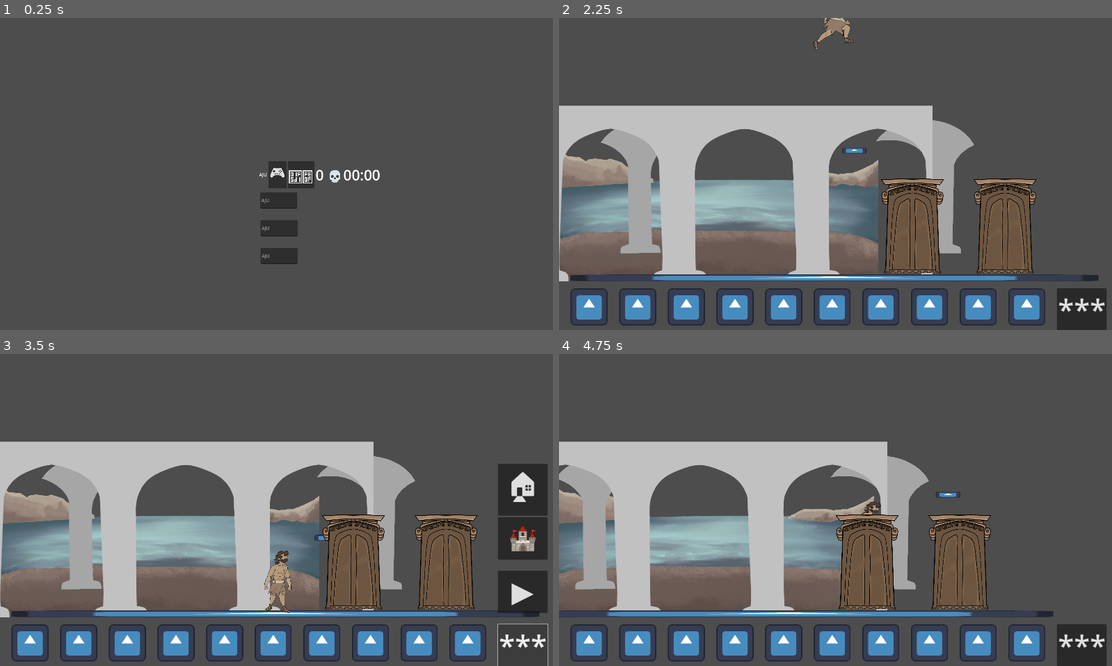
Above: before the commit, frames 1-4 (two rows, left to right).
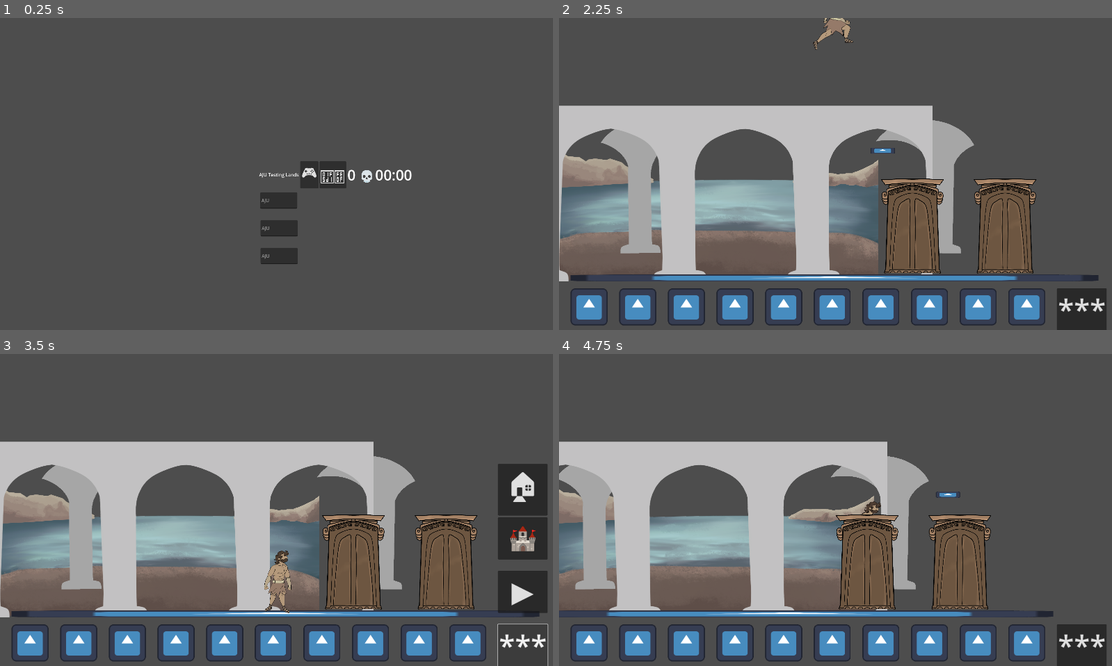
Above: after the commit, the same moments.

Repository: Aperaine/hera-kleos
Game: Godot game, scene res://entities/levels/home/home.tscn
The game is run twice, just before and just after one commit, with the same random seed, the same clock (stepped at 60 frames per second) and the same inputs. The engine's default icon, where the game draws it, is replaced by a stand-in: a white triangle on a blue panel in a dark square.
Inputs (mouse positions are in pixels of both pictures, inside the frame that each line leads up to):
- Up to frame 1 (0.25 s): no input
- Up to frame 2 (2.25 s): click (835, 202) at 0.52 s; type "Alex" at 0.6 s; click (835, 227) at 0.75 s; type "Alex" at 0.83 s; click (835, 255) at 0.98 s; type "Alex" at 1.07 s; click "+" at 1.25 s; click "🎮" at 2 s
- Up to frame 3 (3.5 s): click "***" at 2.75 s
- Up to frame 4 (4.75 s): click "▶️" at 3.5 s; move the mouse to (957, 494) at 4.27 s; hold D (heracle-right) from 4.28 s (still down); tap Space (shoot) at 4.35 s; tap W (heracle-jump) at 4.52 s

The runs differ from the first frame. In frame 1, 1.2% of the frame differs, in the area x 48-75%, y 45-55%; in frame 2, 0.1%; in frame 3, less than 0.1%; in frame 4, nothing differs.

Commit message:
Fixed some bugs

Diff:
--- a/data/data_manager.gd
+++ b/data/data_manager.gd
@@ -1,17 +1,17 @@
 extends Node
+
+enum SLOTS {
+	SLOT1,
+	SLOT2,
+	SLOT3,
+	SLOT4,
+}
 
 const SLOT_PATHS = {
 	SLOTS.SLOT1: "user://save_data1.json",
 	SLOTS.SLOT2: "user://save_data2.json",
 	SLOTS.SLOT3: "user://save_data3.json",
 	SLOTS.SLOT4: "user://save_data4.json",
-}
-
-enum SLOTS {
-	SLOT1,
-	SLOT2,
-	SLOT3,
-	SLOT4,
 }
 
 enum ROOMS {
@@ -80,20 +80,21 @@
 }
 
 func debug():
-	DataManager.delete_slot(SLOTS.SLOT1)
-	DataManager.delete_slot(SLOTS.SLOT2)
-	DataManager.delete_slot(SLOTS.SLOT3)
-	DataManager.delete_slot(SLOTS.SLOT4)
-	DataManager.game_stats["name"] = "AJU"
-	DataManager.unlock_ability(DataManager.Characters.HERA, DataManager.HeraAbility.STATE_WEAPON)
-	DataManager.unlock_ability(DataManager.Characters.HERA, DataManager.HeraAbility.STATE_PLATFORM)
-	DataManager.progress.selected_abilities[DataManager.Characters.HERA] = DataManager.HeraAbility.STATE_PLATFORM
-	DataManager.unlock_ability(DataManager.Characters.HERACLE, DataManager.HeracleAbility.BOW)
-	DataManager.unlock_ability(DataManager.Characters.HERACLE, DataManager.HeracleAbility.SWORD)
-	DataManager.unlock_ability(DataManager.Characters.HERACLE, DataManager.HeracleAbility.CLUB)
-	DataManager.progress.selected_abilities[DataManager.Characters.HERACLE] = DataManager.HeracleAbility.BOW
-	DataManager.unlock_level(DataManager.ROOMS.castle)
+	self.delete_slot(SLOTS.SLOT1)
+	self.delete_slot(SLOTS.SLOT2)
+	self.delete_slot(SLOTS.SLOT3)
+	self.delete_slot(SLOTS.SLOT4)
+	self.game_stats["name"] = "AJU Testing Lands"
+	self.unlock_ability(self.Characters.HERA, self.HeraAbility.STATE_WEAPON)
+	self.unlock_ability(self.Characters.HERA, self.HeraAbility.STATE_PLATFORM)
+	self.progress.selected_abilities[self.Characters.HERA] = self.HeraAbility.STATE_PLATFORM
+	self.unlock_ability(self.Characters.HERACLE, self.HeracleAbility.BOW)
+	self.unlock_ability(self.Characters.HERACLE, self.HeracleAbility.SWORD)
+	self.unlock_ability(self.Characters.HERACLE, self.HeracleAbility.CLUB)
+	self.progress.selected_abilities[self.Characters.HERACLE] = self.HeracleAbility.BOW
+	self.unlock_level(self.ROOMS.castle)
 	Input.set_mouse_mode(Input.MOUSE_MODE_VISIBLE)
+	output_data()
 
 func _ready():
 	Engine.max_fps = 60
@@ -180,16 +181,15 @@
 
 	game_stats.play_time = 0.0
 	game_stats.deaths = 0
-	progress.unlocked_levels = [DataManager.ROOMS.castle]
+	progress.unlocked_levels = [self.ROOMS.castle]
 	progress.unlocked_abilities = {
-		Characters.HERA: [DataManager.HeraAbility.STATE_EMPTY],
-		Characters.HERACLE: [DataManager.HeracleAbility.EMPTY],
+		Characters.HERA: [self.HeraAbility.STATE_EMPTY],
+		Characters.HERACLE: [self.HeracleAbility.EMPTY],
 	}
 	progress.selected_abilities = {
-		Characters.HERA: DataManager.HeraAbility.STATE_EMPTY,
-		Characters.HERACLE: DataManager.HeracleAbility.EMPTY,
-	}
-
+		Characters.HERA: self.HeraAbility.STATE_EMPTY,
+		Characters.HERACLE: self.HeracleAbility.EMPTY,
+	}
 	save_game()
 	print("Game data has been successfully reset.")
 
--- a/entities/characters/heracle/heracle.gd
+++ b/entities/characters/heracle/heracle.gd
@@ -1,30 +1,36 @@
 extends CharacterBody2D
 
+# Exported Variables
 @export var arrow_scene: PackedScene = preload("res://entities/scenery/arrow/arrow.tscn")
 @export var SPEED: float = 550.0
 
+# Onready variables
 @onready var timer: Timer = $Timer
 @onready var coyote: Timer = $Coyote
 @onready var animation: AnimationPlayer = $AnimationPlayer
 @onready var sprite: Sprite2D = $Sprite2D
 
+# Constants
 const JUMP_VELOCITY: float = -2000.0
 const FRICTION: float = 70.0
 const GRAVITY: float = 200.0
 const MAX_GRAVITY: float = 3000.0
 const JUMP_LIMIT: int = 1
 
+# State Variables
 var coyote_flag: int = 0
 var jump_buffer: int = 0
 var jump_count: int = 0
 var last_direction: Vector2 = Vector2.RIGHT
 
+# Input handling for ability toggle
 func _input(event: InputEvent) -> void:
 	if event.is_action_pressed("heracle-toggle"):
 		DataManager.switch_ability(DataManager.Characters.HERACLE)
 		if DataManager.progress["selected_abilities"][DataManager.Characters.HERACLE] == DataManager.HeracleAbility.BOW:
 			DataManager.ram["hera_active"] = true
 
+# Main physics process
 func _physics_process(delta: float) -> void:
 	var input_dir: Vector2 = get_input_direction()
 	move_character(input_dir)
@@ -33,12 +39,15 @@
 	move_and_slide()
 	update_animation()
 
+	# Arrow shooting
 	if Input.is_action_just_pressed("shoot") and DataManager.progress.selected_abilities[DataManager.Characters.HERACLE] == DataManager.HeracleAbility.BOW:
 		shoot_arrow()
 
+# Get the input direction for movement
 func get_input_direction() -> Vector2:
 	return Vector2(Input.get_axis("heracle-left", "heracle-right"), Input.get_axis("ui_up", "ui_down"))
 
+# Handle character movement
 func move_character(direction: Vector2) -> void:
 	if direction.x != 0:
 		velocity.x = SPEED * direction.x
@@ -47,19 +56,24 @@
 	else:
 		velocity.x = move_toward(velocity.x, 0, FRICTION)
 
+# Apply gravity to the character
 func apply_gravity() -> void:
 	if not is_on_floor() and velocity.y < MAX_GRAVITY:
 		velocity.y += GRAVITY
 
+# Handle jump logic
 func handle_jump() -> void:
+	# Jump trigger
 	if (Input.is_action_just_pressed("heracle-jump") and jump_count < JUMP_LIMIT) or (jump_buffer == 1 and is_on_floor()):
 		velocity.y = JUMP_VELOCITY
 		jump_count = 1
 
+	# Coyote time logic
 	if not is_on_floor() and jump_count == 0 and coyote_flag == 0:
 		coyote_flag = 1
 		coyote.start()
 
+	# Jump buffer logic
 	if Input.is_action_just_pressed("heracle-jump") and jump_count > 0:
 		jump_buffer = 1
 		timer.start()
@@ -67,10 +81,12 @@
 	if Input.is_action_just_released("heracle-jump"):
 		jump_buffer = 0
 
+	# Reset jump when landing
 	if is_on_floor() and velocity.y >= 0:
 		coyote_flag = 0
 		jump_count = 0
 
+# Update the animation based on movement state
 func update_animation() -> void:
 	if not is_on_floor():
 		if abs(velocity.x) > 0:
@@ -83,16 +99,20 @@
 		else:
 			animation.play("Idle")
 
+# Timer timeout for jump buffer
 func _on_timer_timeout() -> void:
 	jump_buffer = 0
 
+# Coyote timeout for jump count reset
 func _on_coyote_timeout() -> void:
 	jump_count = 1
 
+# Get the shooting direction based on input
 func get_shoot_direction() -> Vector2:
 	var shoot_dir: Vector2 = Vector2(Input.get_axis("ui_left", "ui_right"), Input.get_axis("ui_up", "ui_down"))
 	return shoot_dir if shoot_dir != Vector2.ZERO else last_direction.normalized()
 
+# Shoot an arrow in the given direction
 func shoot_arrow() -> void:
 	if DataManager.ram["arrows"] <= 0:
 		return
--- a/entities/levels/castle/castle.tscn
+++ b/entities/levels/castle/castle.tscn
@@ -70,7 +70,7 @@
 
 [node name="Gate2" parent="Main" instance=ExtResource("4_i18ad")]
 position = Vector2(1557.13, 816.062)
-room = 3
+room = 1
 
 [node name="Foreground" type="CanvasGroup" parent="."]
 
--- a/entities/scenery/gate/gate.gd
+++ b/entities/scenery/gate/gate.gd
@@ -27,8 +27,16 @@
 		print("Player exited gate for room: ", DataManager.ROOMS.keys()[room])
 		can_transition = true
 
+
 	if player_in_area and Input.is_action_just_pressed("ui_down") and can_transition:
-		if room in DataManager.progress.unlocked_levels:
+		print("Unlocked levels: ", DataManager.progress["unlocked_levels"])
+		print("Current room enum value: ", room)
+
+		var room_unlocked = false
+		for room_num in DataManager.progress["unlocked_levels"]:
+			if room_num == room:
+				room_unlocked = true
+		if room_unlocked:
 			can_transition = false
 			print("Transitioning to room: ", DataManager.ROOMS.keys()[room])
 			DataManager.change_scene(room)
